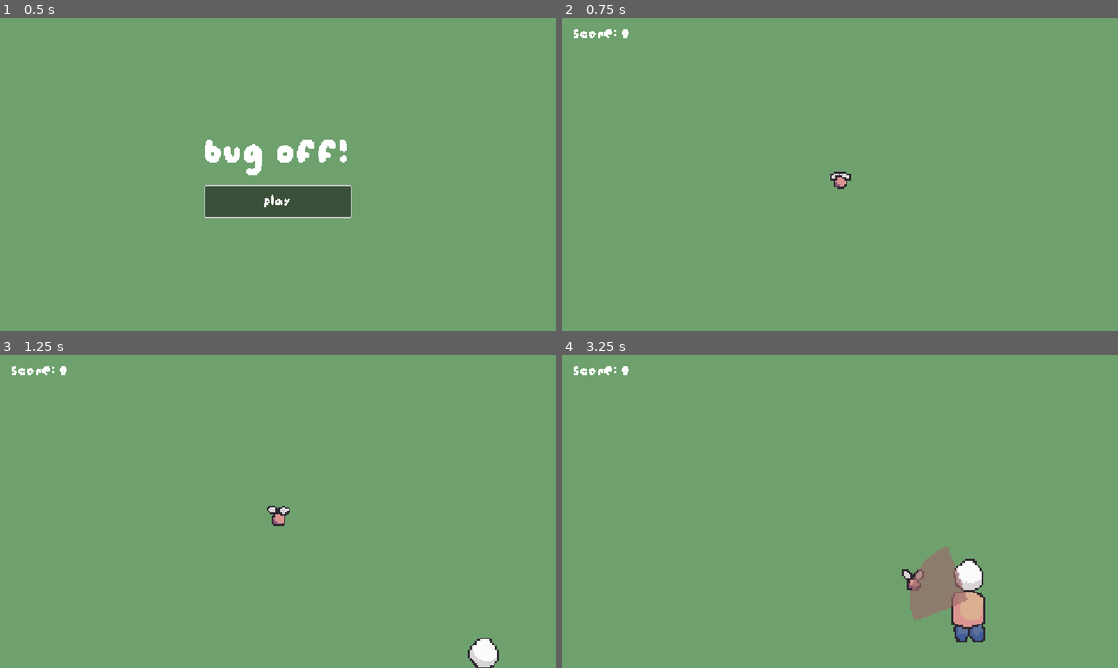
Above: before the commit, frames 1-4 (two rows, left to right).
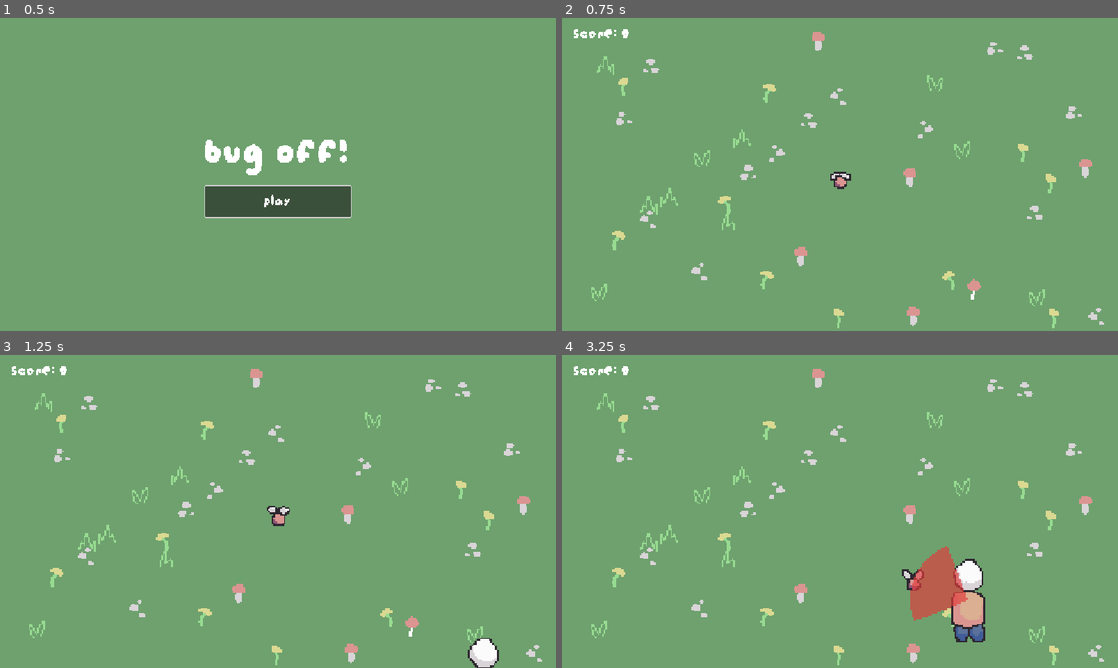
Above: after the commit, the same moments.

Repository: Finity16/bug-off-
Game: Godot game, scene res://scenes/main_menu.tscn
The game is run twice, just before and just after one commit, with the same random seed, the same clock (stepped at 60 frames per second) and the same inputs.
Inputs (mouse positions are in pixels of both pictures, inside the frame that each line leads up to):
- Up to frame 1 (0.5 s): no input
- Up to frame 2 (0.75 s): click "Play" at 0.5 s
- Up to frame 3 (1.25 s): no input
- Up to frame 4 (3.25 s): move the mouse to (962, 495) at 1.27 s; hold D (move_right) 1.28-2.03 s; click (962, 495) at 1.35 s; move the mouse to (728, 527) at 2.02 s; hold S (move_down) 2.03-2.78 s; click (728, 527) at 2.1 s; move the mouse to (895, 442) at 2.77 s; hold D (move_right) from 2.78 s (still down); click (895, 442) at 2.85 s

Frame 1 is identical in both runs. In frame 2, 2.3% of the frame differs, in the area x 5-98%, y 4-100%; in frame 3, 2.3%; in frame 4, 3.7%.

Commit message:
Floor decor and polish

Diff:
--- a/project.godot
+++ b/project.godot
@@ -66,4 +66,5 @@
 rendering_device/driver.windows="d3d12"
 renderer/rendering_method="gl_compatibility"
 renderer/rendering_method.mobile="gl_compatibility"
+textures/vram_compression/import_s3tc_bptc=true
 environment/defaults/default_clear_color=Color(0.43137255, 0.6313726, 0.43137255, 1)
--- a/scenes/main.tscn
+++ b/scenes/main.tscn
@@ -6,6 +6,8 @@
 [ext_resource type="PackedScene" uid="uid://44bwlakmln7m" path="res://scenes/human.tscn" id="3_tbgi4"]
 [ext_resource type="PackedScene" uid="uid://y1bge88h4xcg" path="res://scenes/smart_human.tscn" id="5_tefeu"]
 [ext_resource type="Script" uid="uid://cp0x2lx5iw4tr" path="res://scripts/hud.gd" id="6_tefeu"]
+[ext_resource type="Script" uid="uid://dlnpqsc74odaf" path="res://scripts/decor.gd" id="7_o6xl0"]
+[ext_resource type="Texture2D" uid="uid://bl5ysf1aypi5p" path="res://art/Decor.png" id="8_tipki"]
 
 [node name="Main" type="Node2D" unique_id=883377612]
 
@@ -20,3 +22,7 @@
 
 [node name="HUD" type="CanvasLayer" parent="." unique_id=1126913148]
 script = ExtResource("6_tefeu")
+
+[node name="Decor" type="Node2D" parent="." unique_id=1038825356]
+script = ExtResource("7_o6xl0")
+sheet = ExtResource("8_tipki")
--- a/scenes/main_menu.tscn
+++ b/scenes/main_menu.tscn
@@ -1,6 +1,6 @@
 [gd_scene format=3 uid="uid://efwak3mplihk"]
 
-[ext_resource type="Script" uid="uid://ckpp2ut78ccv4" path="res://scenes/main_menu.gd" id="1_l6cm7"]
+[ext_resource type="Script" uid="uid://ckpp2ut78ccv4" path="res://scripts/main_menu.gd" id="1_l6cm7"]
 
 [node name="MainMenu" type="Control" unique_id=1002282102]
 layout_mode = 3
--- /dev/null
+++ b/scripts/decor.gd
@@ -0,0 +1,31 @@
+extends Node2D
+
+@export var sheet: Texture2D
+@export var frame_width := 16
+@export var count := 40
+@export var decor_scale := 3.0
+@export var margin := 24.0
+@export var clear_radius := 120.0
+
+func _ready():
+	texture_filter = CanvasItem.TEXTURE_FILTER_NEAREST
+	z_index = -10
+	if sheet == null:
+		return
+	var columns := maxi(int(sheet.get_width() / frame_width), 1)
+	var size := get_viewport().get_visible_rect().size
+	var center := size / 2.0
+	for i in count:
+		var pos := Vector2.ZERO
+		for attempt in 10:
+			pos = Vector2(randf_range(margin, size.x - margin), randf_range(margin, size.y - margin))
+			if pos.distance_to(center) >= clear_radius:
+				break
+		var s := Sprite2D.new()
+		s.texture = sheet
+		s.region_enabled = true
+		s.region_rect = Rect2((randi() % columns) * frame_width, 0, frame_width, sheet.get_height())
+		s.scale = Vector2.ONE * decor_scale
+		s.flip_h = randf() < 0.5
+		s.position = pos
+		add_child(s)
--- a/scripts/human.gd
+++ b/scripts/human.gd
@@ -31,8 +31,9 @@
 var windup_progress := 0.0
 var telegraph: Polygon2D
 var flash_material: ShaderMaterial
-var cue_color := Color.html("db9591")
-var hit_color := Color.html("9d696a")
+var cue_color := Color.html("f26b6b")
+var hit_color := Color.html("e03a3a")
+var entered := false
 
 func _ready():
 	collision_layer = 2
@@ -97,6 +98,7 @@
 		_:
 			velocity = velocity.move_toward(Vector2.ZERO, 600.0 * delta)
 	move_and_slide()
+	keep_on_screen()
 
 	if absf(player.global_position.x - global_position.x) > 4.0:
 		sprite.flip_h = player.global_position.x < global_position.x
@@ -244,3 +246,11 @@
 			if in_telegraph(p, angle):
 				img.set_pixel(x, y, Color.WHITE)
 	telegraph.texture = ImageTexture.create_from_image(img)
+
+func keep_on_screen():
+	var size := get_viewport().get_visible_rect().size
+	var rect := Rect2(Vector2.ZERO, size).grow(-get_body_radius())
+	if not entered:
+		entered = rect.has_point(global_position)
+		return
+	global_position = global_position.clamp(rect.position, rect.end)
--- a/scripts/player.gd
+++ b/scripts/player.gd
@@ -24,7 +24,6 @@
 func _ready():
 	collision_mask = 3
 	add_to_group("player")
-	add_to_group("player")
 	wedge = Polygon2D.new()
 	var cells := int(ceil(attack_radius / pixel_size)) * 2
 	var extent := cells * pixel_size / 2.0
@@ -49,6 +48,7 @@
 	if stunned:
 		velocity = velocity.move_toward(Vector2.ZERO, friction * delta)
 		move_and_slide()
+		keep_on_screen()
 		return
 
 	var dir := Input.get_vector("move_left", "move_right", "move_up", "move_down")
@@ -57,6 +57,7 @@
 	else:
 		velocity = velocity.move_toward(Vector2.ZERO, friction * delta)
 	move_and_slide()
+	keep_on_screen()
 
 	facing = (get_global_mouse_position() - global_position).normalized()
 	pivot.rotation = facing.angle()
@@ -143,3 +144,8 @@
 			atlas.region = Rect2(i * frame_width, 0, frame_width, death_sheet.get_height())
 			frames.add_frame("death", atlas)
 	return frames
+
+func keep_on_screen():
+	var size := get_viewport().get_visible_rect().size
+	var r := get_body_radius()
+	global_position = global_position.clamp(Vector2(r, r), size - Vector2(r, r))
Binary file added: art/Decor.png
Not shown, added: art/Decor.png.import
Not shown, added: export_presets.cfg
Binary file added: index.apple-touch-icon.png
Not shown, added: index.apple-touch-icon.png.import
Binary file added: index.icon.png
Not shown, added: index.icon.png.import
Binary file added: index.png
Not shown, added: index.png.import
Not shown, added: scripts/decor.gd.uid
Renamed: scenes/main_menu.gd -> scripts/main_menu.gd
Renamed: scenes/main_menu.gd.uid -> scripts/main_menu.gd.uid
(and 6 more such lines)
